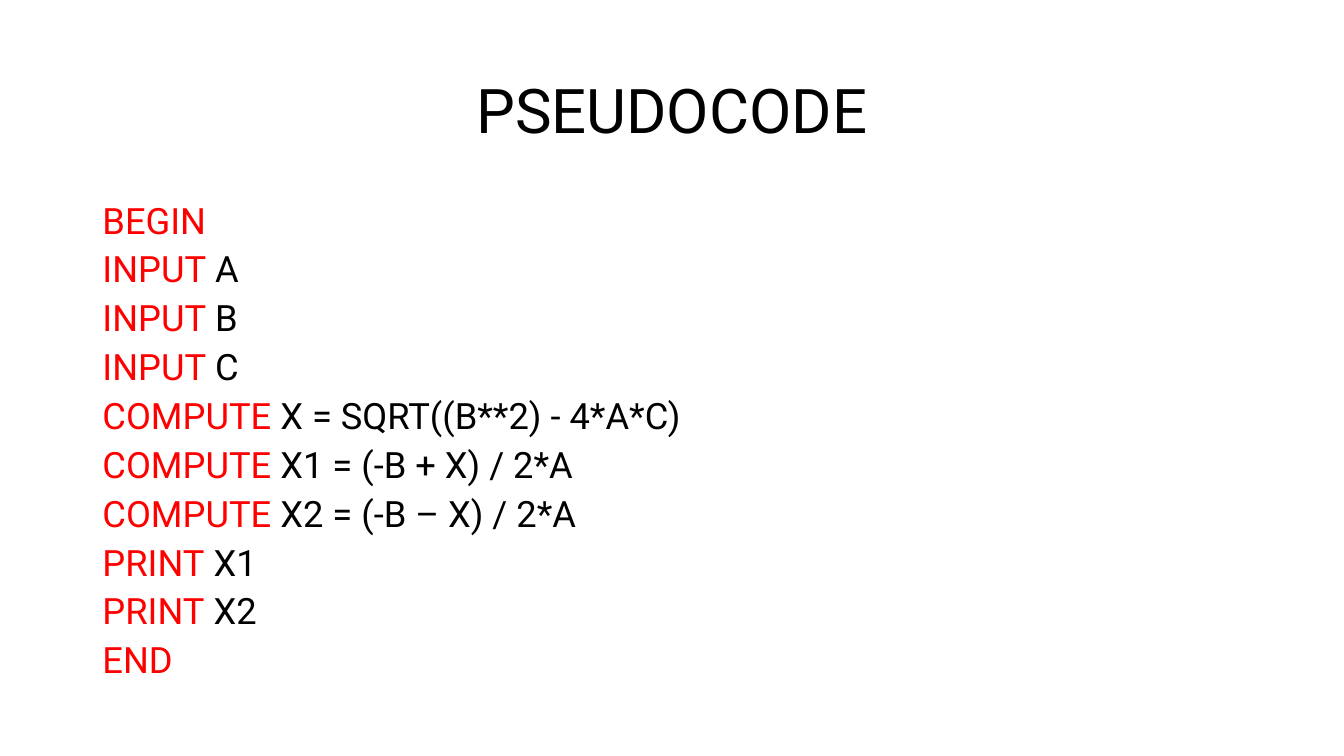
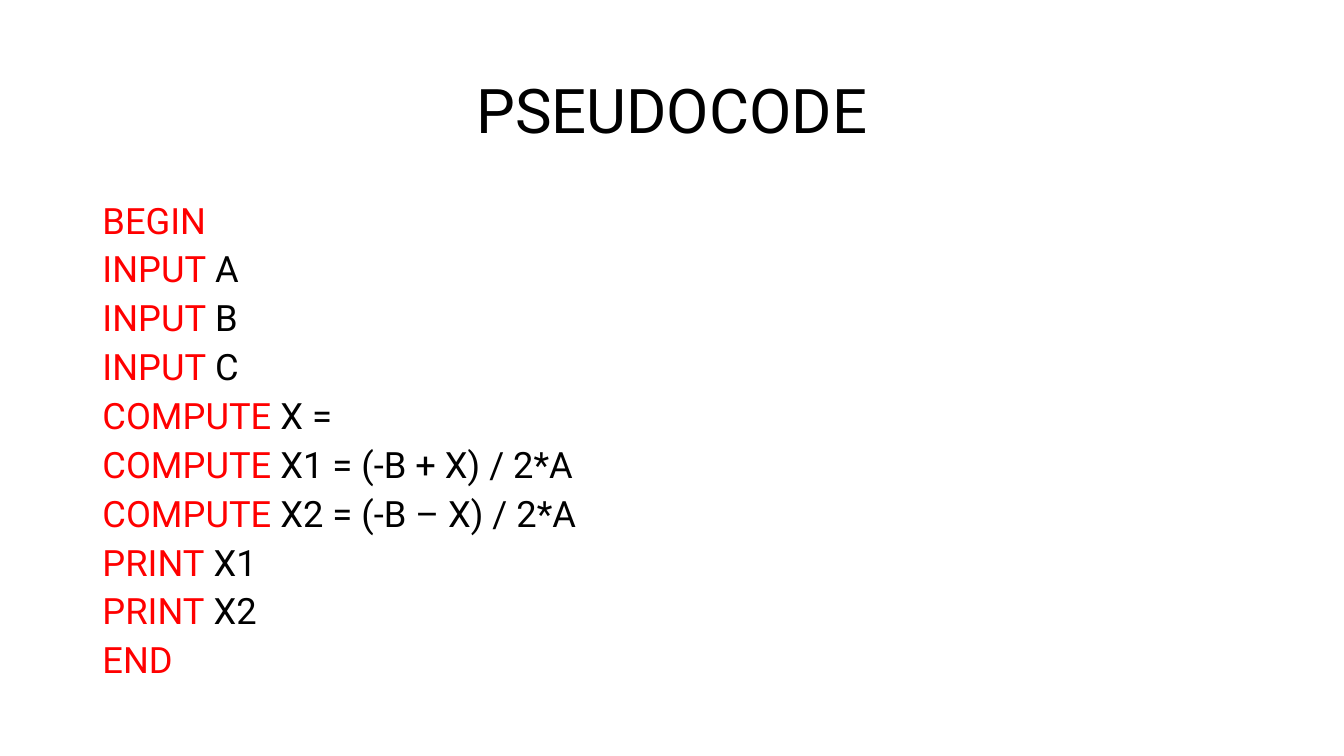
Before and after one commit to Abba00/AbbaCSC102, a slide deck: slide 4 of AbbaAli-ConcernAA1.pptx. Drawn at 1344x756 pixels with LibreOffice and Linux fonts; fonts in the diff are those of the drawing. Boxes give left, top, right and bottom in pixels: in the first picture for what was removed or moved away, otherwise in the second. Text is boxed around its words. In the diff, an @@ line names an element or a change of style, - is before the commit and + after.

```diff
--- a/AbbaAli-ConcernAA1.pptx
+++ b/AbbaAli-ConcernAA1.pptx
@@ text at bbox=[102, 403, 303, 430]: text changed; text colour #000000 to #FF0000 @@
-COMPUTE X = SQRT((B**2) - 4*A*C)
+COMPUTE X =
```
Also in this commit, not shown: 4 other files.
